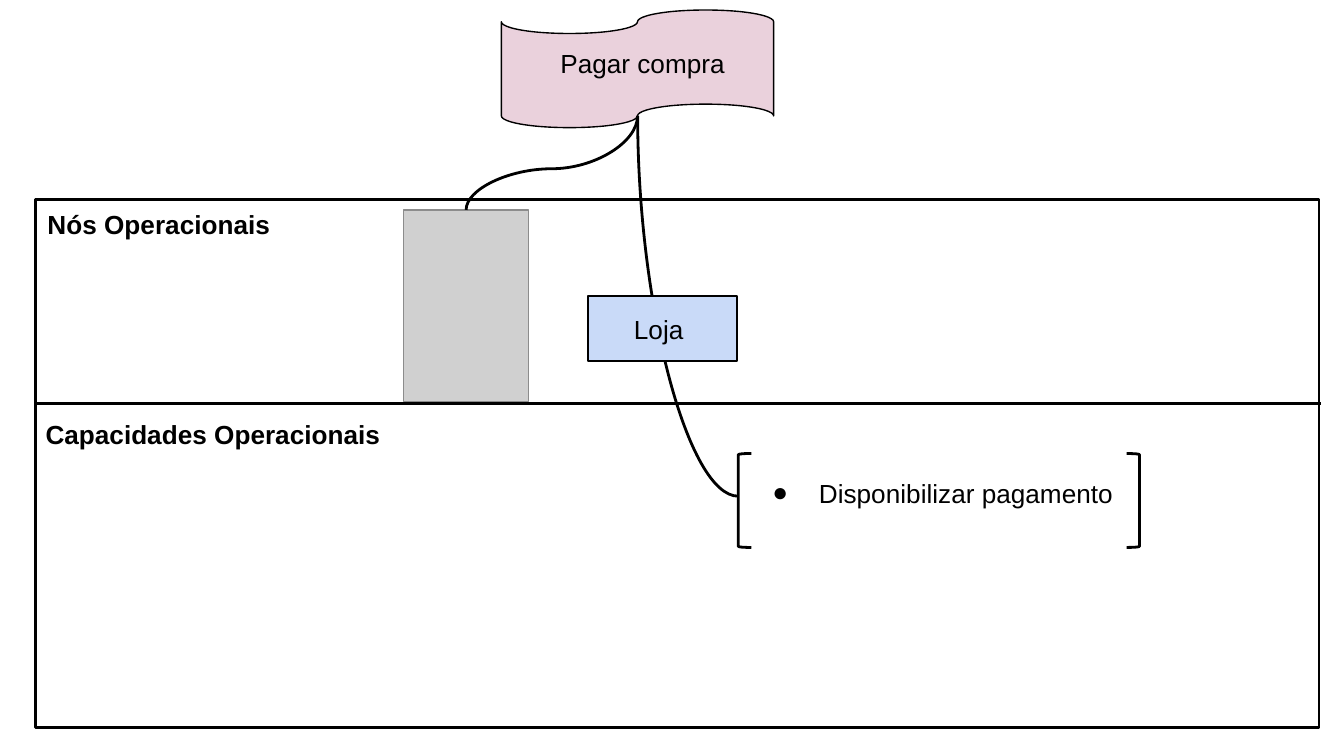
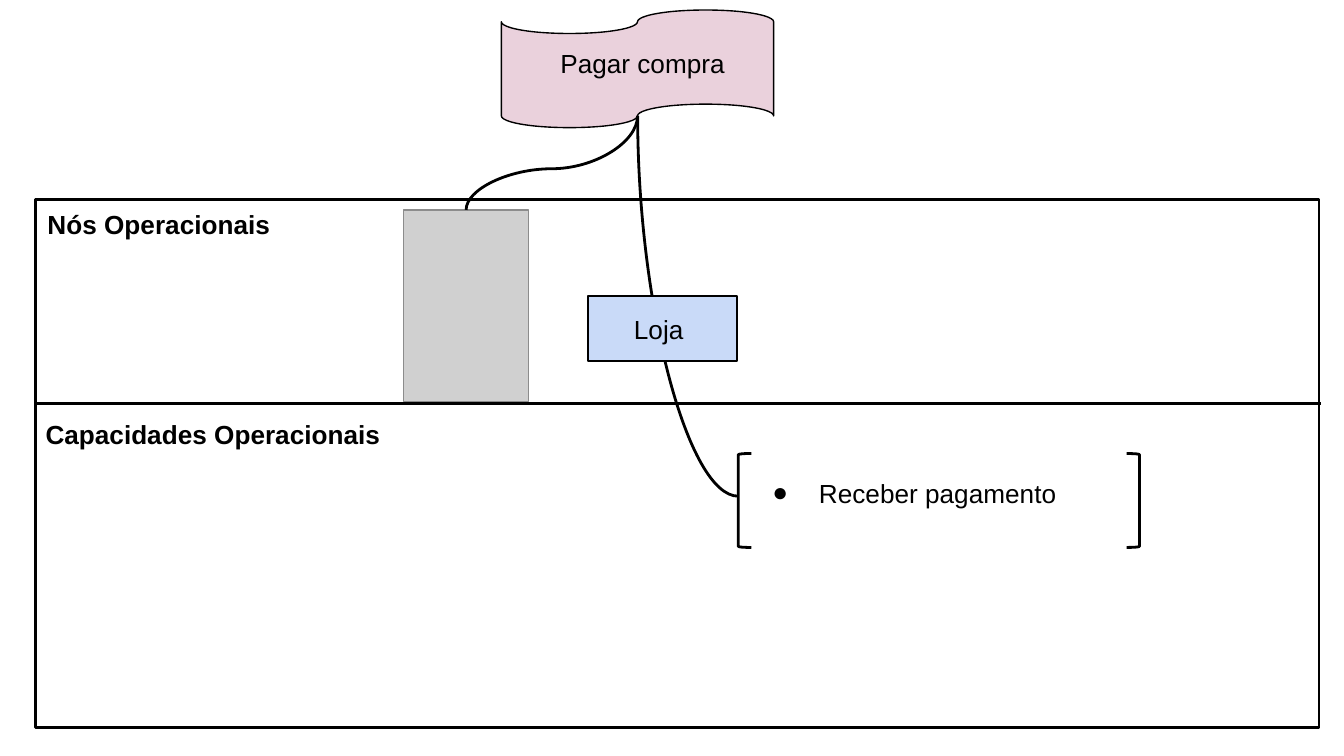
Before and after one commit to Vilela272/artefatos_OPE, a slide deck: slide 4 of 15. Arquitetura de negócio.pptx. Drawn at 1344x756 pixels with LibreOffice and Linux fonts; fonts in the diff are those of the drawing; grey boxes stand for pictures. Boxes give left, top, right and bottom in pixels: in the first picture for what was removed or moved away, otherwise in the second. Text is boxed around its words. In the diff, an @@ line names an element or a change of style, - is before the commit and + after.

```diff
--- a/15. Arquitetura de negócio.pptx
+++ b/15. Arquitetura de negócio.pptx
@@ text at (819,484,1056,509): text changed @@
-● Disponibilizar pagamento
+● Receber pagamento
```
Also in this commit, not shown: 2 other files.
